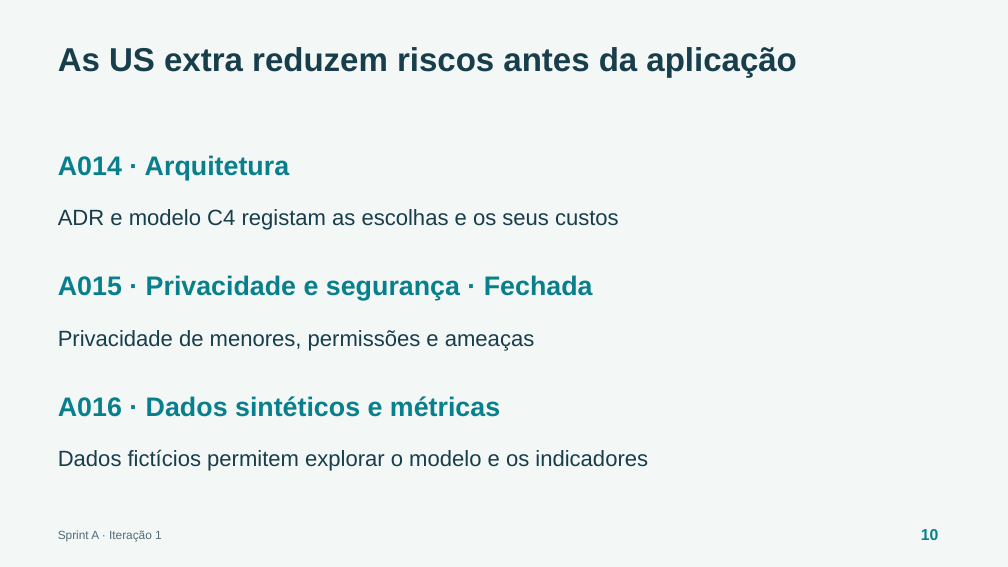
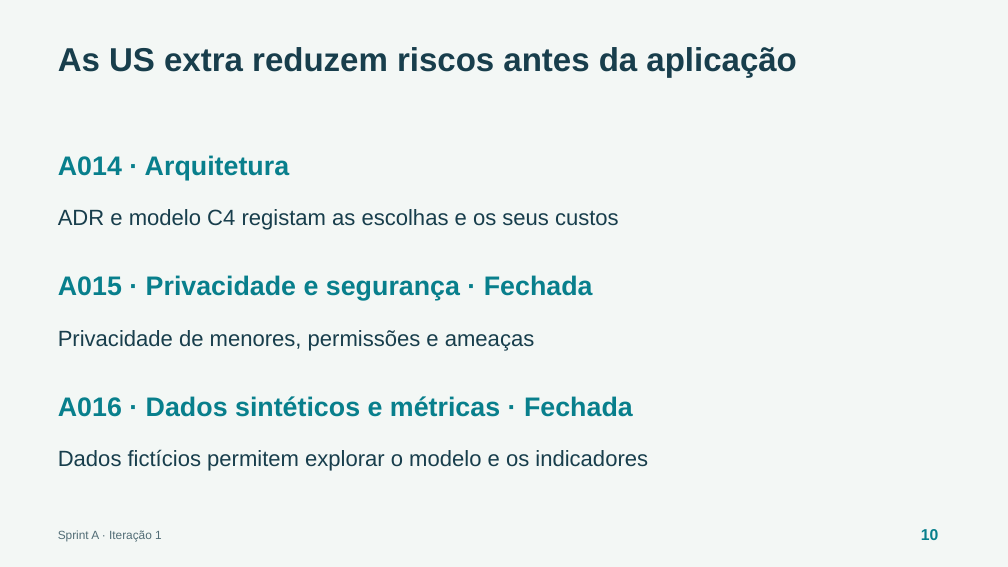
Before and after one commit to escobar0304/ProjInter-2-1, a slide deck: slide 10 of docs/entregas/sprint-review-a/sprint-review-a.pptx. Drawn at 1008x567 pixels with LibreOffice and Linux fonts; fonts in the diff are those of the drawing. Boxes give left, top, right and bottom in pixels: in the first picture for what was removed or moved away, otherwise in the second. Text is boxed around its words. In the diff, an @@ line names an element or a change of style, - is before the commit and + after.

```diff
--- a/docs/entregas/sprint-review-a/sprint-review-a.pptx
+++ b/docs/entregas/sprint-review-a/sprint-review-a.pptx
@@ text at (58, 396, 633, 417): text changed @@
-A016 · Dados sintéticos e métricas
+A016 · Dados sintéticos e métricas · Fechada
```
Also in this commit, not shown: 2 other slides changed, 2 other files.
